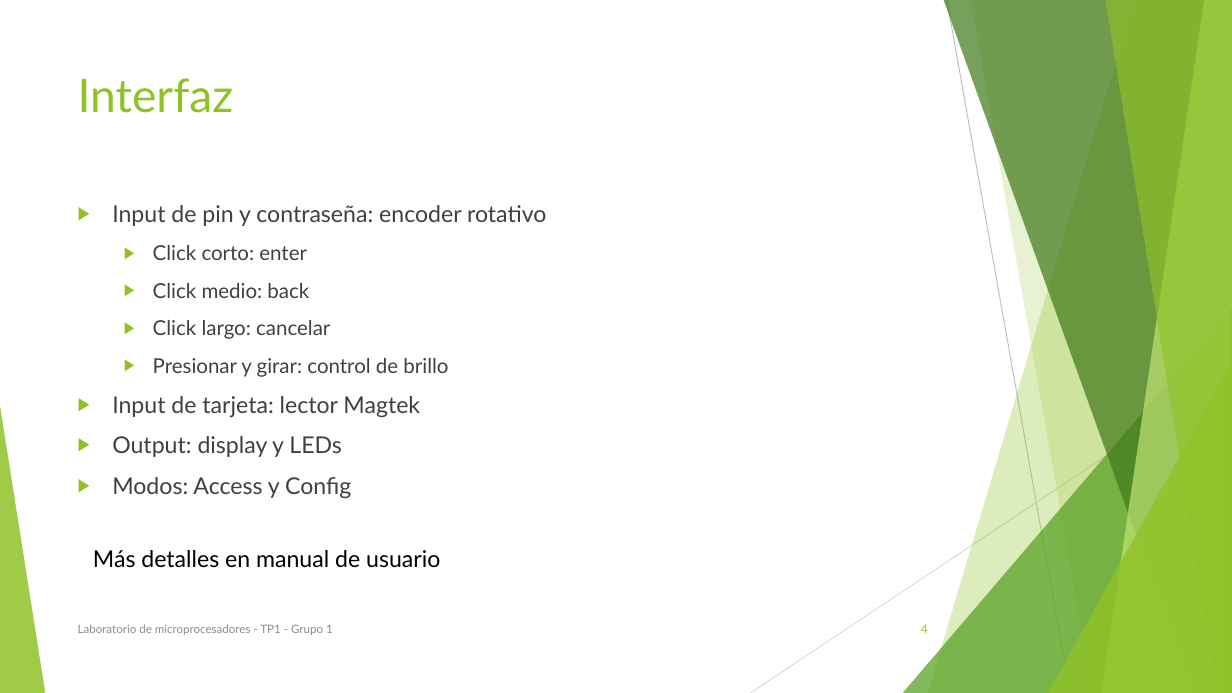
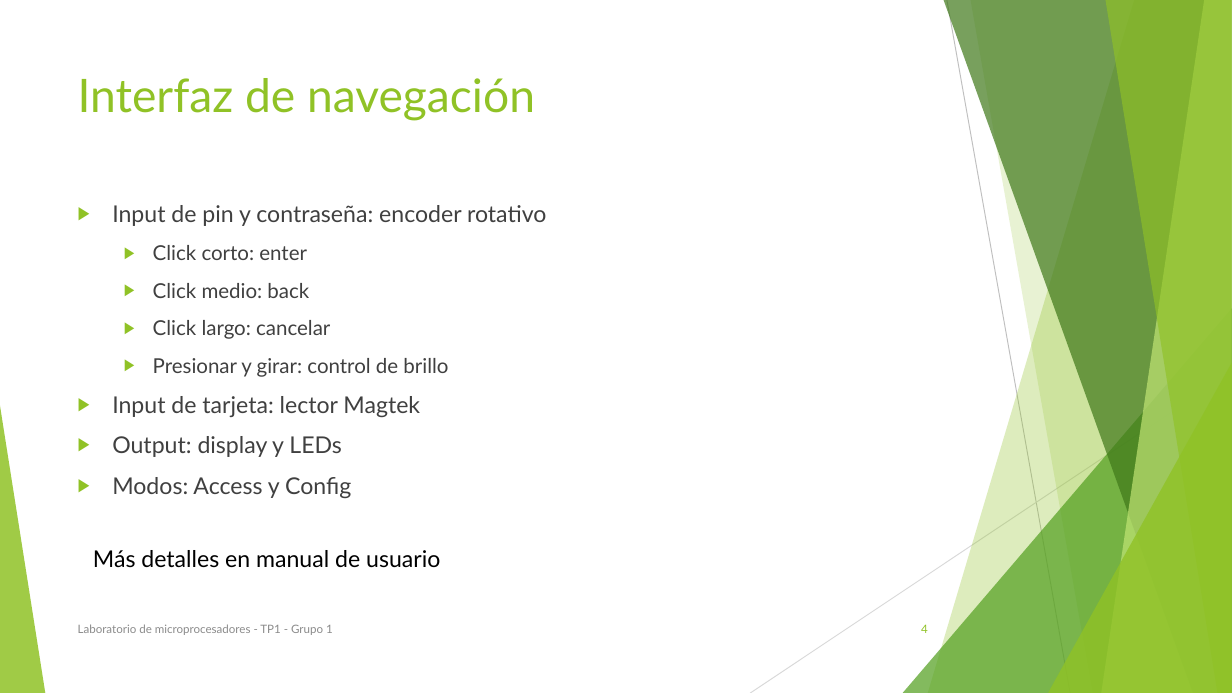
Before and after one commit to micros-g1/TP1, a slide deck: slide 4 of Notas/22.99 - TP1 - G1.pptx. Drawn at 1232x693 pixels with LibreOffice and Linux fonts; fonts in the diff are those of the drawing. Boxes give left, top, right and bottom in pixels: in the first picture for what was removed or moved away, otherwise in the second. Text is boxed around its words. In the diff, an @@ line names an element or a change of style, - is before the commit and + after.

```diff
--- a/Notas/22.99 - TP1 - G1.pptx
+++ b/Notas/22.99 - TP1 - G1.pptx
@@ title at [78, 78, 535, 121]: text changed @@
-Interfaz
+Interfaz de navegación
```
Also in this commit, not shown: 2 other slides changed.
